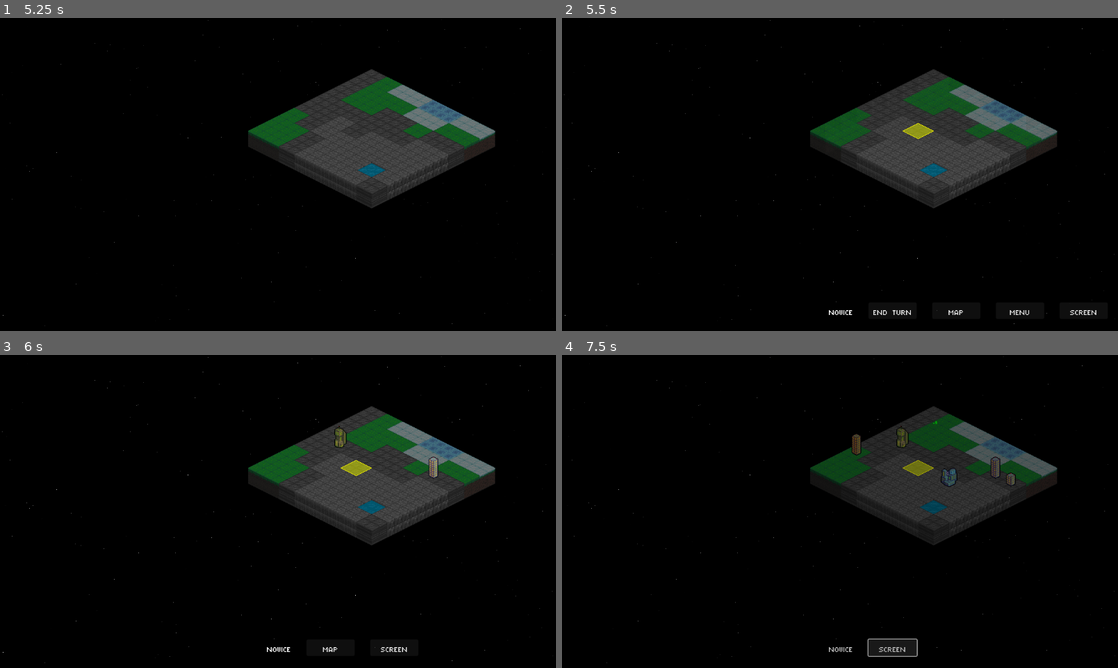
Above: before the commit, frames 1-4 (two rows, left to right).
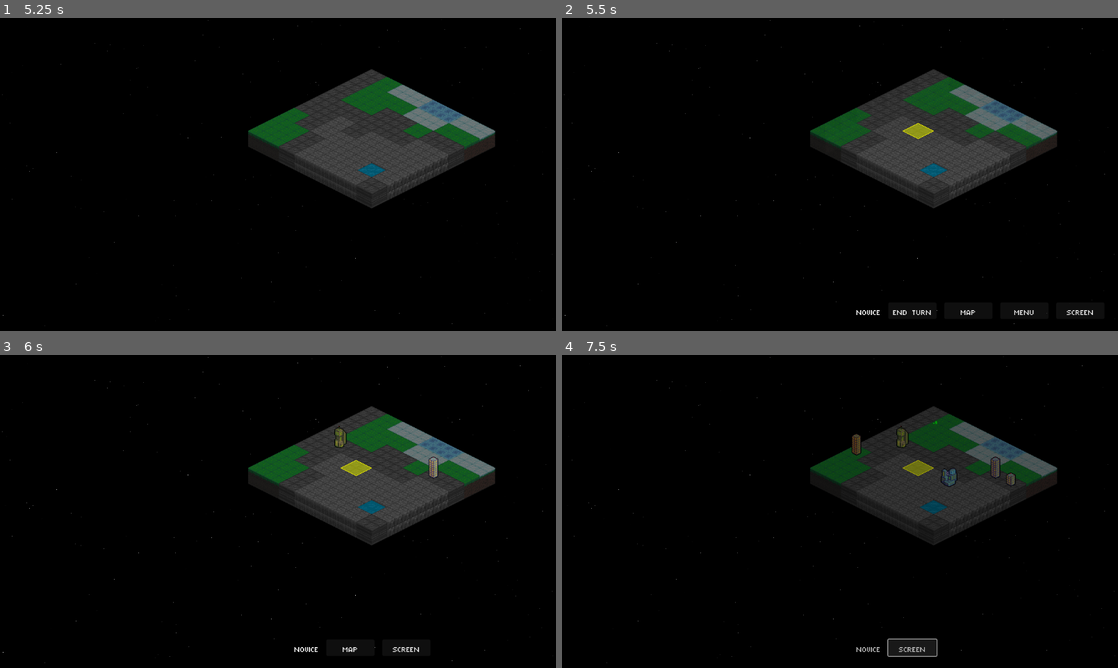
Above: after the commit, the same moments.

Repository: Tekknobot/Terrain
Game: Godot game, scene res://Scenes/TitleScreen.tscn
The game is run twice, just before and just after one commit, with the same random seed, the same clock (stepped at 60 frames per second) and the same inputs. Sound files missing from this copy of the repository are replaced by a short silence.
Inputs (mouse positions are in pixels of both pictures, inside the frame that each line leads up to):
- Up to frame 1 (5.25 s): click "PLAY" at 0.5 s; click (278, 174) at 1.27 s; tap Enter (ui_accept) at 2, 2.27, 5 s; move the mouse to (400, 158) at 2.02 s; click (400, 158) at 2.17 s; drag from (166, 190) to (294, 208) at 2.77 s; move the mouse to (333, 105) at 3.52 s; click (333, 105) at 3.67 s; drag from (250, 237) to (361, 130) at 4.27 s; move the mouse to (444, 221) at 5.02 s; click (444, 221) at 5.17 s
- Up to frame 2 (5.5 s): tap Enter (ui_accept) at 5.27 s
- Up to frame 3 (6 s): click "END TURN" at 5.75 s
- Up to frame 4 (7.5 s): click "MAP" at 6.5 s; click "Screen" at 7.25 s

Frame 1 is identical in both runs. In frame 2, 0.3% of the frame differs, in the area x 48-97%, y 93-95%; in frame 3, 0.2%; in frame 4, 0.6%, in the area x 48-68%, y 90-97%.

Commit message:
Push for lunch.

Diff:
--- a/Scenes/Main.tscn
+++ b/Scenes/Main.tscn
@@ -298,11 +298,11 @@
 [node name="HBoxContainer" type="HBoxContainer" parent="CanvasLayer/Control"]
 custom_minimum_size = Vector2(0, 18)
 layout_mode = 0
-offset_left = -107.0
+offset_left = -50.0
 offset_top = 32.0
-offset_right = 771.0
+offset_right = 828.0
 offset_bottom = 66.0
-theme_override_constants/separation = 32
+theme_override_constants/separation = 16
 
 [node name="MapDetails" type="Label" parent="CanvasLayer/Control/HBoxContainer"]
 custom_minimum_size = Vector2(350, 0)
